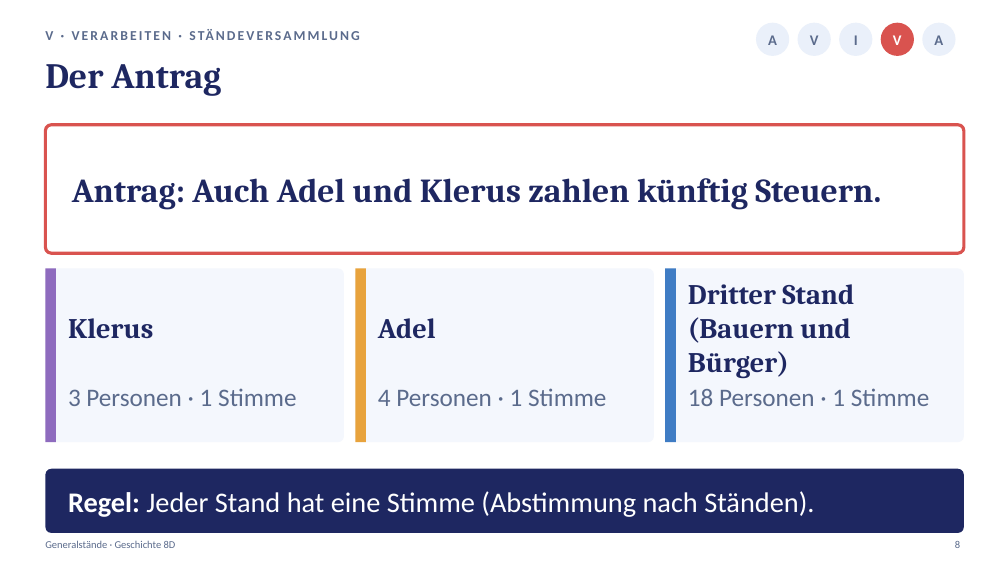
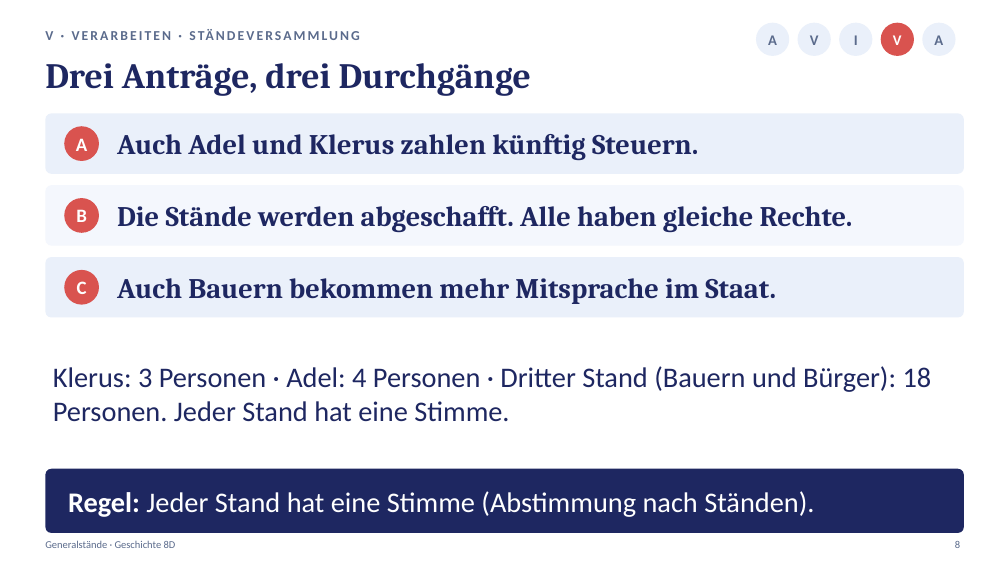
Before and after one commit to golzkonstantin-gif/Schule, a slide deck: slide 8 of Geschichte_8D/Generalstaende/Praesentation_Generalstaende_8D.pptx. Drawn at 1008x567 pixels with LibreOffice and Linux fonts; fonts in the diff are those of the drawing. Boxes give left, top, right and bottom in pixels: in the first picture for what was removed or moved away, otherwise in the second. Text is boxed around its words. In the diff, an @@ line names an element or a change of style, - is before the commit and + after.

```diff
--- a/Geschichte_8D/Generalstaende/Praesentation_Generalstaende_8D.pptx
+++ b/Geschichte_8D/Generalstaende/Praesentation_Generalstaende_8D.pptx
@@ text at [45, 63, 532, 96]: text changed @@
-Der Antrag
+Drei Anträge, drei Durchgänge
@@ rounded rectangle: place and size @@
-rounded rectangle at [45, 125, 964, 253]
+rounded rectangle at [45, 113, 964, 174]
@@ rounded rectangle at [45, 113, 964, 174]: fill #FFFFFF to #EAF0FA; outline #D9534F 3 pt to none; proportions changed @@
@@ ellipse added at [64, 126, 99, 161], fill #D9534F @@
@@ text added at [76, 138, 87, 151], 18 pt, text #FFFFFF, bold @@
+A
@@ text at [117, 134, 698, 160]: text changed; size 32 to 27 pt @@
-Antrag: Auch Adel und Klerus zahlen künftig Steuern.
+Auch Adel und Klerus zahlen künftig Steuern.
@@ rounded rectangle added at [45, 185, 964, 246], fill #F4F7FD @@
@@ ellipse added at [64, 198, 99, 233], fill #D9534F @@
@@ text added at [76, 209, 87, 222], 18 pt, text #FFFFFF, bold @@
+B
@@ text added at [117, 206, 853, 233], 27 pt, text #1E2761, bold @@
+Die Stände werden abgeschafft. Alle haben gleiche Rechte.
@@ rounded rectangle removed at [45, 268, 344, 442] @@
@@ rectangle removed at [45, 268, 56, 442] @@
@@ rounded rectangle added at [45, 257, 964, 318], fill #EAF0FA @@
@@ rounded rectangle removed at [355, 268, 654, 442] @@
@@ rectangle removed at [355, 268, 366, 442] @@
@@ rounded rectangle removed at [665, 268, 964, 442] @@
@@ rectangle removed at [665, 268, 676, 442] @@
@@ ellipse added at [64, 270, 99, 305], fill #D9534F @@
@@ text added at [77, 281, 87, 294], 18 pt, text #FFFFFF, bold @@
+C
@@ text added at [117, 278, 776, 304], 27 pt, text #1E2761, bold @@
+Auch Bauern bekommen mehr Mitsprache im Staat.
@@ text removed at [68, 318, 153, 339] @@
-Klerus
@@ text removed at [378, 318, 436, 338] @@
-Adel
@@ text at [53, 366, 932, 422]: text changed; font Cambria to Calibri; bold off @@
-Dritter Stand (Bauern und Bürger)
+Klerus: 3 Personen · Adel: 4 Personen · Dritter Stand (Bauern und Bürger): 18 Personen. Jeder Stand hat eine Stimme.
@@ text removed at [68, 388, 296, 406] @@
-3 Personen · 1 Stimme
@@ text removed at [378, 388, 606, 406] @@
-4 Personen · 1 Stimme
@@ text removed at [688, 388, 929, 406] @@
-18 Personen · 1 Stimme
```
Also in this commit, not shown: 3 other slides changed, 1 slide added, 1 slide removed, 13 other files.
